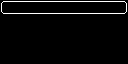
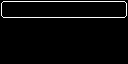
Layers edited between the first and the second 128x64 image:
renamed "Layer 1" to "Layer 3", painted on it over (1, 1, 127, 18)
